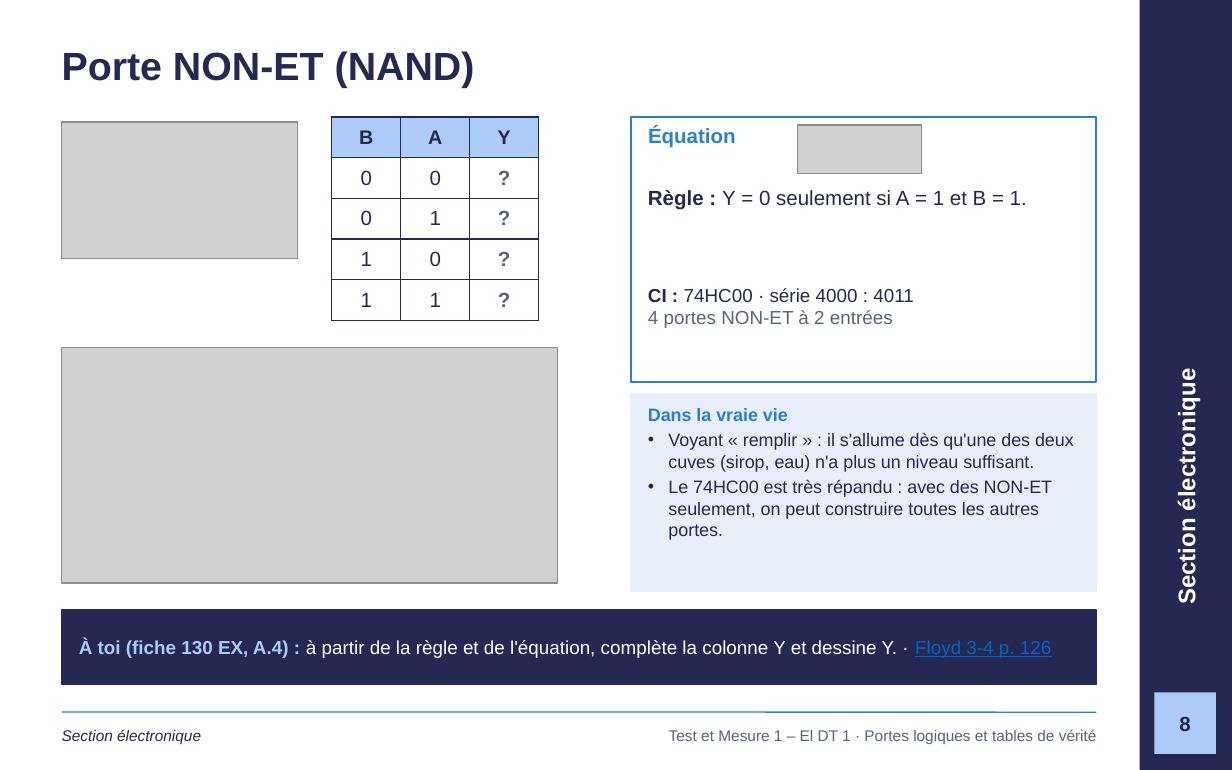
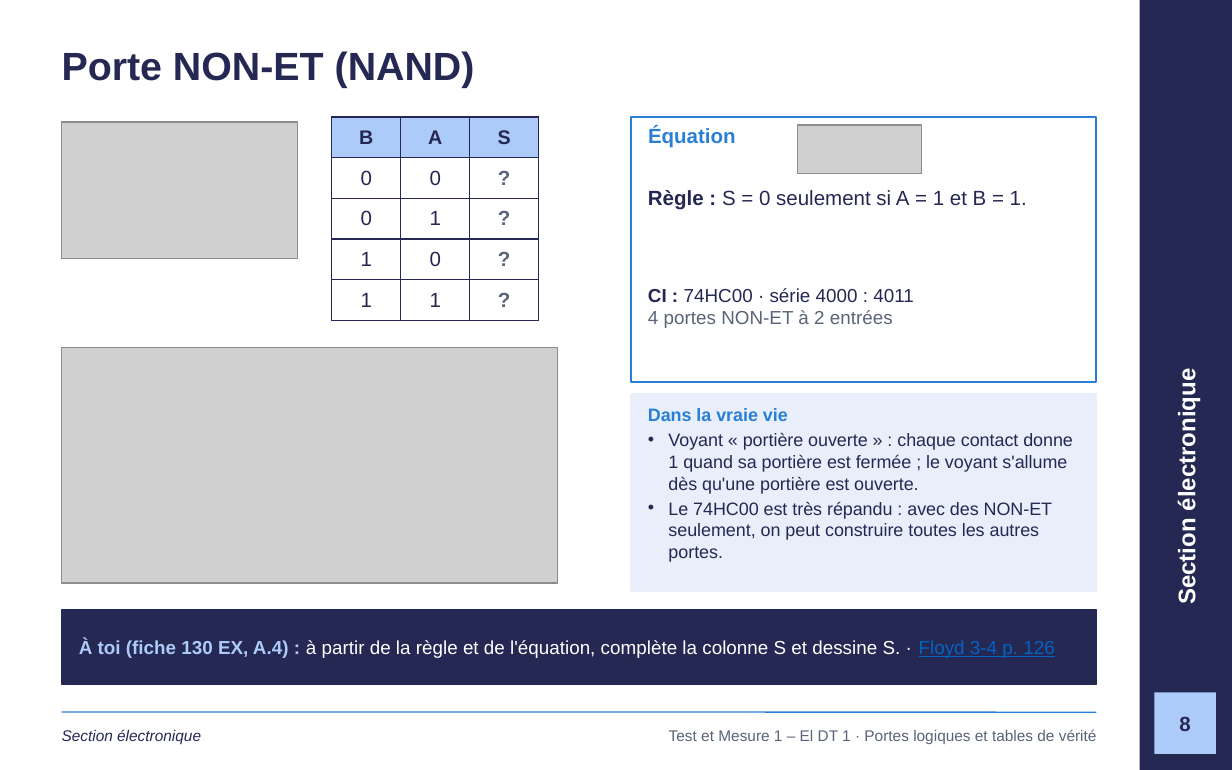
Before and after one commit to GlemoineETML/cours-etml, a slide deck: slide 8 of reference/tm1/semaine-1/120 Portes logiques et tables de vérité.pptx. Drawn at 1232x770 pixels with LibreOffice and Linux fonts; fonts in the diff are those of the drawing; grey boxes stand for pictures; background and template pictures are left out. Boxes give left, top, right and bottom in pixels: in the first picture for what was removed or moved away, otherwise in the second. Text is boxed around its words. In the diff, an @@ line names an element or a change of style, - is before the commit and + after.

```diff
--- a/reference/tm1/semaine-1/120 Portes logiques et tables de vérité.pptx
+++ b/reference/tm1/semaine-1/120 Portes logiques et tables de vérité.pptx
@@ table at (331, 117, 538, 311) @@
-row 1, column 3: Y
+row 1, column 3: S
@@ text at (648, 190, 1027, 210): text changed @@
-Règle : Y = 0 seulement si A = 1 et B = 1.
+Règle : S = 0 seulement si A = 1 et B = 1.
@@ text at (668, 433, 1073, 494): text changed @@
-• Voyant « remplir » : il s'allume dès qu'une des deux cuves (sirop, eau) n'a plus un niveau suffisant.
+• Voyant « portière ouverte » : chaque contact donne 1 quand sa portière est fermée ; le voyant s'allume dès qu'une portière est ouverte.
@@ text at (79, 639, 1054, 658): text changed @@
-À toi (fiche 130 EX, A.4) : à partir de la règle et de l'équation, complète la colonne Y et dessine Y. · Floyd 3-4 p. 126
+À toi (fiche 130 EX, A.4) : à partir de la règle et de l'équation, complète la colonne S et dessine S. · Floyd 3-4 p. 126
```
Also in this commit, not shown: 16 other slides changed, 1 slide added, 24 other files.
